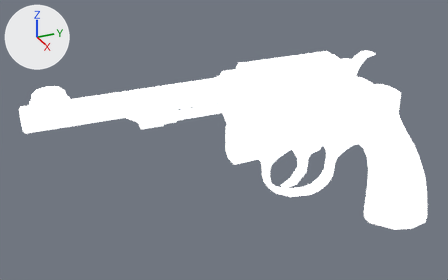
One commit to the FBX model assets/sw_victory.FBX: the scene before it, then after it.
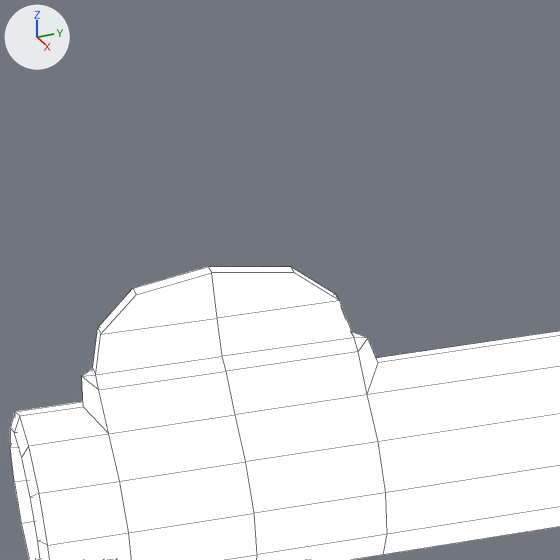
Each version is shown whole from a camera (50 mm lens) standing at (0.276, -0.23, 0.097) and looking at (-0.013, -0.1, -0.047), then close up on the part from 4% to 21% of the width and 18% to 45% of the height. Arrows for +X, +Y and +Z are at upper left; the lights stay in place. The close-ups show mesh edges as thin lines. Where no turn or scale is listed for an object, it has been applied to the vertices.

Names of what the first close-up shows: 'frame'.
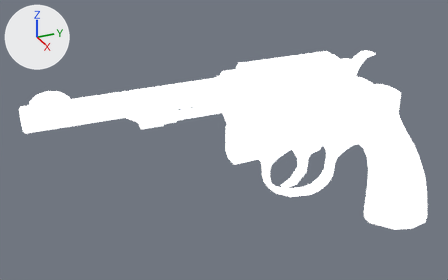
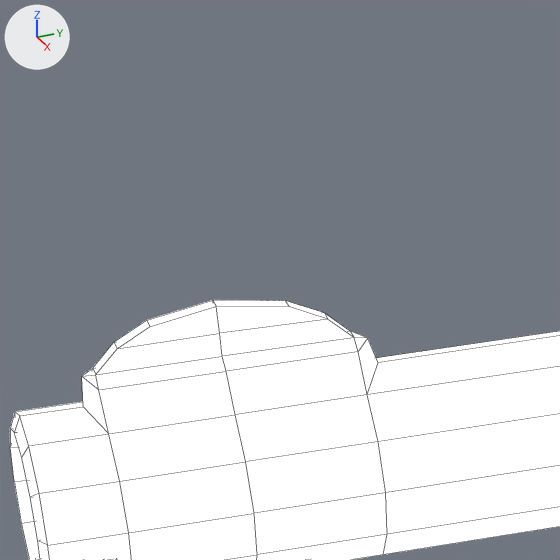
The change in detail:
me_frame has 987 vertices, 1005 faces and spans x -0.017..0.017, y -0.105..0.141, z -0.111..0.014.
me_frame is used by ob_frame; location (0.00002, -0.10211, -0.01196).
Verts and faces of me_frame; kept vertices keep their numbers, new ones are numbered from 987.
Before the commit, vertices of me_frame: 148 (-0.001, -0.084, 0.011) at pixel (336, 294), 149 (-0.001, -0.099, 0.011) at pixel (97, 327), 150 (0.001, -0.099, 0.011) at pixel (100, 334), 151 (0.001, -0.084, 0.011) at pixel (339, 300), 152 (-0.001, -0.087, 0.013) at pixel (290, 266).
Before the commit, vertices of me_frame: 153 (-0.001, -0.097, 0.013) at pixel (132, 288), 154 (0.001, -0.097, 0.013) at pixel (136, 294), 155 (0.001, -0.087, 0.013) at pixel (294, 272), 171 (-0.001, -0.092, 0.011), 172 (0.001, -0.092, 0.011) at pixel (217, 318).
Before the commit, vertices of me_frame: 173 (-0.001, -0.092, 0.014) at pixel (208, 266), 174 (0.001, -0.092, 0.014) at pixel (211, 272).
Part 1, on me_frame:
Vertex 148 moves to (-0.001, -0.085, 0.01), pixel (324, 312).
Vertex 151 moves to (0.001, -0.085, 0.01), pixel (327, 319).
Vertex 149 moves to (-0.001, -0.098, 0.01), pixel (113, 342).
Vertex 150 moves to (0.001, -0.098, 0.01), pixel (117, 348).
Vertex 152 moves to (-0.001, -0.088, 0.011), pixel (285, 300).
Vertex 155 moves to (0.001, -0.088, 0.011), pixel (289, 306).
Vertex 153 moves to (-0.001, -0.096, 0.011), pixel (146, 320).
Vertex 154 moves to (0.001, -0.096, 0.011), pixel (149, 326).
Vertex 171 moves to (-0.001, -0.092, 0.01).
Vertex 172 moves to (0.001, -0.092, 0.01), pixel (219, 333).
Vertex 173 moves to (-0.001, -0.092, 0.012), pixel (212, 300).
Vertex 174 moves to (0.001, -0.092, 0.012), pixel (216, 306).

Where the change shows, as pixel boxes (x1, y1, x2, y2) in the close-ups (560 x 560 px; the box of a moved part takes in the faces that stretch with it):
'frame', reshaped
    before: (10, 267, 560, 560)
    after: (10, 300, 560, 560)
part 1 of me_frame, moved or reshaped
    before: (93, 267, 354, 375)
    after: (93, 300, 354, 375)
